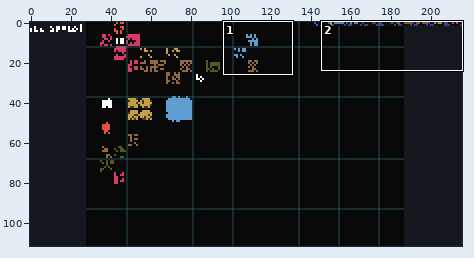
One commit to this sprite sheet: 12level.png. The picture above shows the old version from afar; the outline marks the close-up.
Close-up. Before:
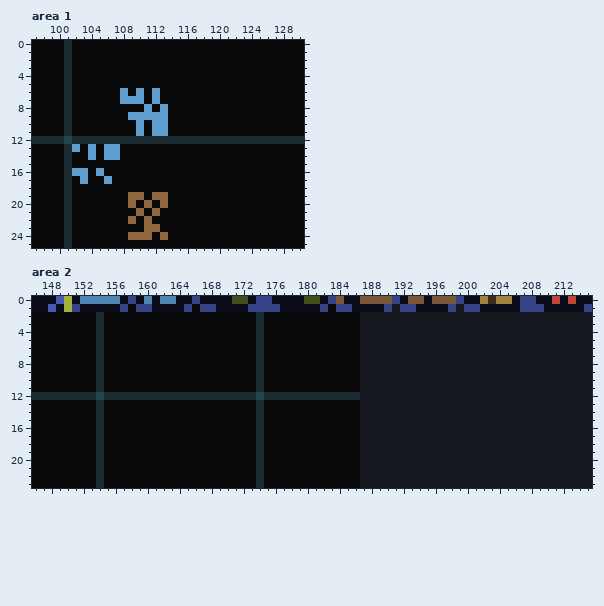
The file is 216x112 pixels. Colours within 5 levels of each other are drawn and written as one. Shown: area 1: x 97..130, y 0..25; area 2: x 146..215, y 0..23. The commit also changed other parts of the picture, which this record leaves out.
The same view after the edit:
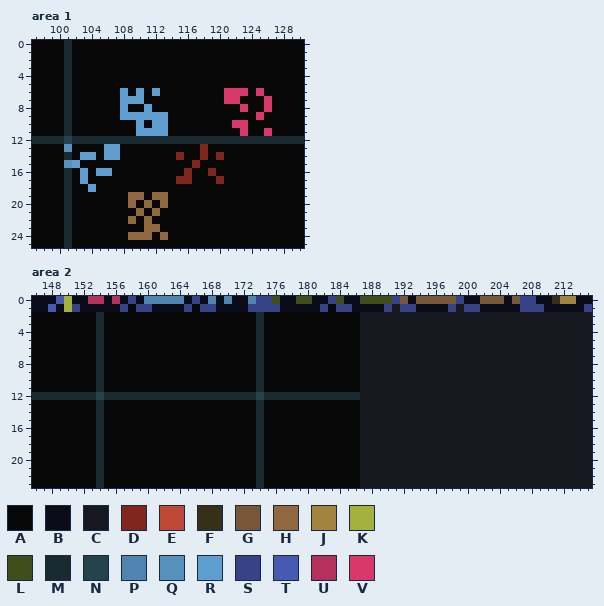
Palette (. is transparent): A #080808  B #0a0d19  C #15181f  D #81261c  E #be4735  F #382f18  G #785737  H #90673e  J #a2843e  K #a5b13f  L #404e1b  M #192b31  N #25434d  P #5084b1  Q #5591ba  R #5f9dd1  S #364487  T #4759b1  U #b4315c  V #d9396a
The edit:
--- area 1
@@ x 97..130 @@
  5 AAAAMAAAAAAAAAAAAAAAAAAAAAAAAAAAAA
- 6 AAAAMAAAAAARARARAAAAAAAAAAAAAAAAAA
- 7 AAAAMAAAAAARRRARAAAAAAAAAAAAAAAAAA
- 8 AAAAMAAAAAAAAARARAAAAAAAAAAAAAAAAA
- 9 AAAAMAAAAAAARRRRRAAAAAAAAAAAAAAAAA
-10 AAAAMAAAAAAAARARRAAAAAAAAAAAAAAAAA
-11 AAAAMAAAAAAAARARRAAAAAAAAAAAAAAAAA
+ 6 AAAAMAAAAAARARARAAAAAAAAVVVAVAAAAA
+ 7 AAAAMAAAAAARRRAAAAAAAAAAVVAAAVAAAA
+ 8 AAAAMAAAAAARAARAAAAAAAAAAAVAAVAAAA
+ 9 AAAAMAAAAAARRRRRRAAAAAAAAAAAVAAAAA
+10 AAAAMAAAAAAAARARRAAAAAAAAVVAAAAAAA
+11 AAAAMAAAAAAAARRRRAAAAAAAAAVAAVAAAA
 12 MMMMNMMMMMMMMMMMMMMMMMMMMMMMMMMMMM
-13 AAAAMRARARRAAAAAAAAAAAAAAAAAAAAAAA
-14 AAAAMAARARRAAAAAAAAAAAAAAAAAAAAAAA
-15 AAAAMAAAAAAAAAAAAAAAAAAAAAAAAAAAAA
-16 AAAAMRRARAAAAAAAAAAAAAAAAAAAAAAAAA
-17 AAAAMARAARAAAAAAAAAAAAAAAAAAAAAAAA
-18 AAAAMAAAAAAAAAAAAAAAAAAAAAAAAAAAAA
+13 AAAAQAAAARRAAAAAAAAAADAAAAAAAAAAAA
+14 AAAAMARRARRAAAAAAADAADADAAAAAAAAAA
+15 AAAAQRAAAAAAAAAAAAAADAAAAAAAAAAAAA
+16 AAAAMARARRAAAAAAAAADAADAAAAAAAAAAA
+17 AAAAMARAAAAAAAAAAADDAAADAAAAAAAAAA
+18 AAAAMAARAAAAAAAAAAAAAAAAAAAAAAAAAA
 19 AAAAMAAAAAAAHHAHHAAAAAAAAAAAAAAAAA
--- area 2
@@ x 146..215 @@
- 0 BBBTKBPPPPPBSBPBPPBBSBBBBLLBSSBBBBLLBSGBBGGGGSBGGBGGGSBBJFJJBSSBBEBEBB
+ 0 BBBTKBBUUBUBSBPPPPPBSBPBPBBPSSLBBLLBBSLBBLLLLSGBGGGGGSBBGGGBGSSBBFJJBB
  1 BBTBKSBBBBBSASSBBBBSASSBBBBSSSSBBBBBSASSBBBBSCSSBBBBSCSSBBBBBSSSBBBBBS
Boxes around the changes in both close-ups, in picture pixels (x1, y1, x2, y2):
changed: (176, 88, 272, 184)
changed: (64, 96, 168, 192)
changed: (80, 296, 120, 304)
changed: (152, 296, 432, 304)
changed: (480, 296, 576, 304)
